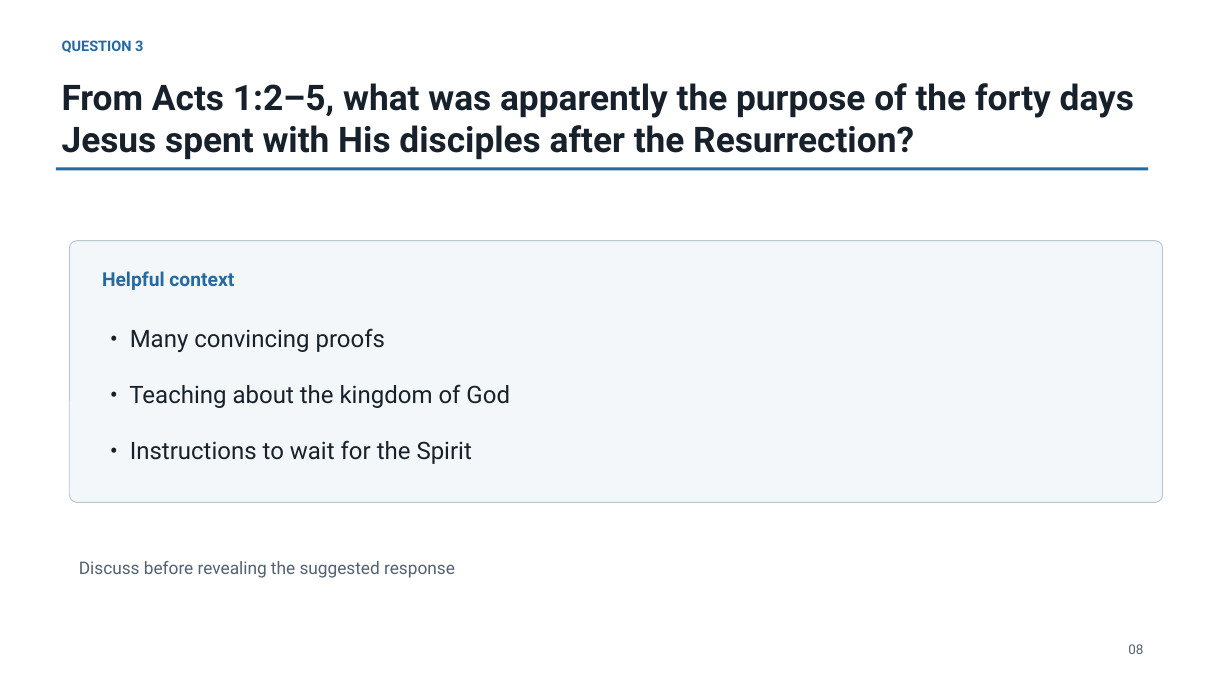
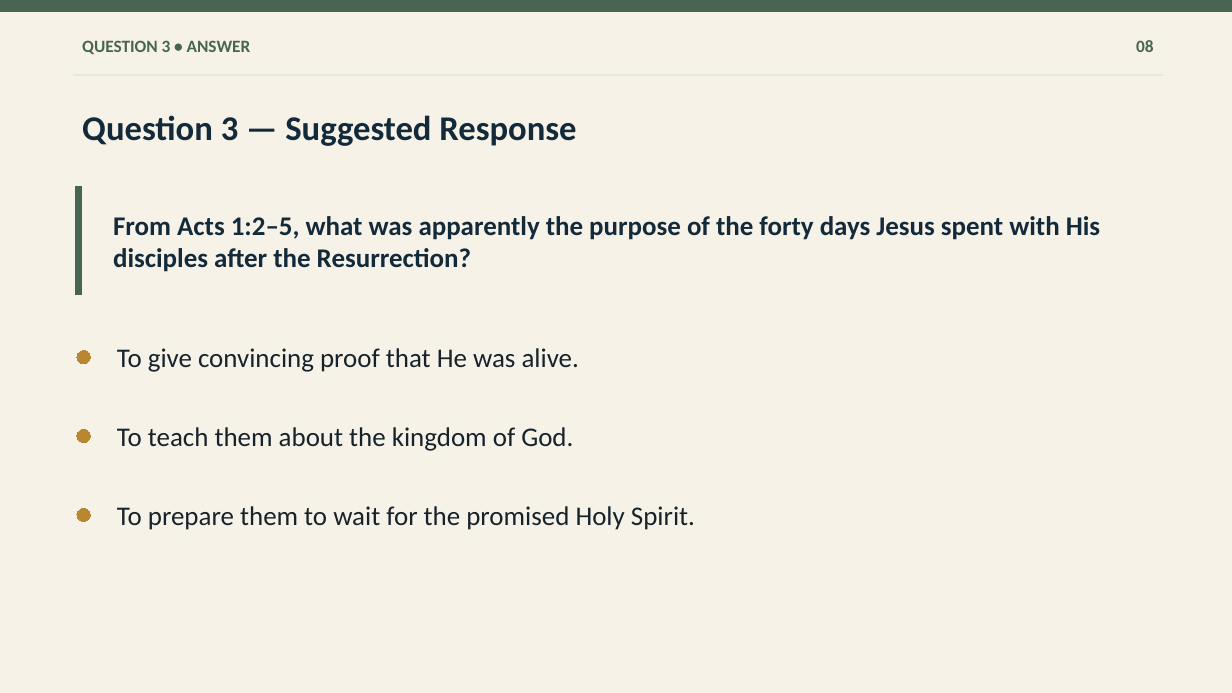
Before and after one commit to flyntm/Ezra, a slide deck: slide 8 of presentations/Lesson_Two_Acts.pptx. Drawn at 1232x693 pixels with LibreOffice and Linux fonts; fonts in the diff are those of the drawing. Boxes give left, top, right and bottom in pixels: in the first picture for what was removed or moved away, otherwise in the second. Text is boxed around its words. In the diff, an @@ line names an element or a change of style, - is before the commit and + after.

Commit message:
Milestone: After-Lisa-Review

```diff
--- a/presentations/Lesson_Two_Acts.pptx
+++ b/presentations/Lesson_Two_Acts.pptx
@@ background #FFFFFF to #F7F2E8 @@
@@ rectangle added at (0, 0, 1232, 11), fill #486554, outline #486554 0 pt @@
@@ text at (82, 40, 251, 54): text changed; size 11.2 to 13.5 pt; font Roboto to Calibri; text colour #236AA3 to #486554 @@
-QUESTION 3
+QUESTION 3 • ANSWER
@@ text "08": place and size @@
-text "08" at (1128, 644, 1143, 654)
+text "08" at (1136, 40, 1153, 52)
@@ text "08" at (1136, 40, 1153, 52): size 10.5 to 13.5 pt, font Roboto to Calibri, text colour #536170 to #486554, bold on; vertical alignment top to middle @@
@@ rectangle: place and size @@
-rectangle at (55, 167, 1148, 170)
+rectangle at (73, 74, 1163, 76)
@@ rectangle at (73, 74, 1163, 76): fill #236AA3 to #E2E9E3; outline none to #E2E9E3 0 pt @@
@@ text added at (82, 115, 576, 146), 27 pt, text #132A3A, bold @@
+Question 3 — Suggested Response
@@ rectangle added at (75, 187, 81, 295), fill #486554, outline #486554 0 pt @@
@@ text "From Acts 1:2–5, what was ...": place and size @@
-text "From Acts 1:2–5, what was ..." at (62, 83, 1134, 160)
+text "From Acts 1:2–5, what was ..." at (113, 216, 1100, 272)
@@ text "From Acts 1:2–5, what was ..." at (113, 216, 1100, 272): size 27.5 to 21 pt, font Roboto to Calibri, text colour #17212B to #132A3A; vertical alignment top to middle @@
@@ rounded rectangle removed at (69, 240, 1163, 502) @@
@@ text removed at (102, 271, 234, 290) @@
-Helpful context
@@ text removed at (130, 328, 386, 352) @@
-• Many convincing proofs
@@ ellipse added at (77, 350, 91, 364), fill #B8872F, outline #B8872F 0 pt @@
@@ text added at (117, 348, 579, 372), 21 pt, text #17232B @@
+To give convincing proof that He was alive.
@@ ellipse added at (77, 430, 91, 444), fill #B8872F, outline #B8872F 0 pt @@
@@ text at (117, 427, 573, 451): text changed; size 18.8 to 21 pt; font Roboto to Calibri; text colour #17212B to #17232B @@
-• Teaching about the kingdom of God
+To teach them about the kingdom of God.
@@ vertical alignment top to middle in 3 elements at (82, 40, 251, 54), (117, 427, 573, 451), (117, 506, 695, 530) @@
@@ ellipse added at (77, 508, 91, 522), fill #B8872F, outline #B8872F 0 pt @@
@@ text at (117, 506, 695, 530): text changed; size 18.8 to 21 pt; font Roboto to Calibri; text colour #17212B to #17232B @@
-• Instructions to wait for the Spirit
+To prepare them to wait for the promised Holy Spirit.
@@ text removed at (79, 561, 455, 578) @@
-Discuss before revealing the suggested response
```
Also in this commit, not shown: 10 other slides changed, 9 slides added, 10 slides removed, 32 other files.
